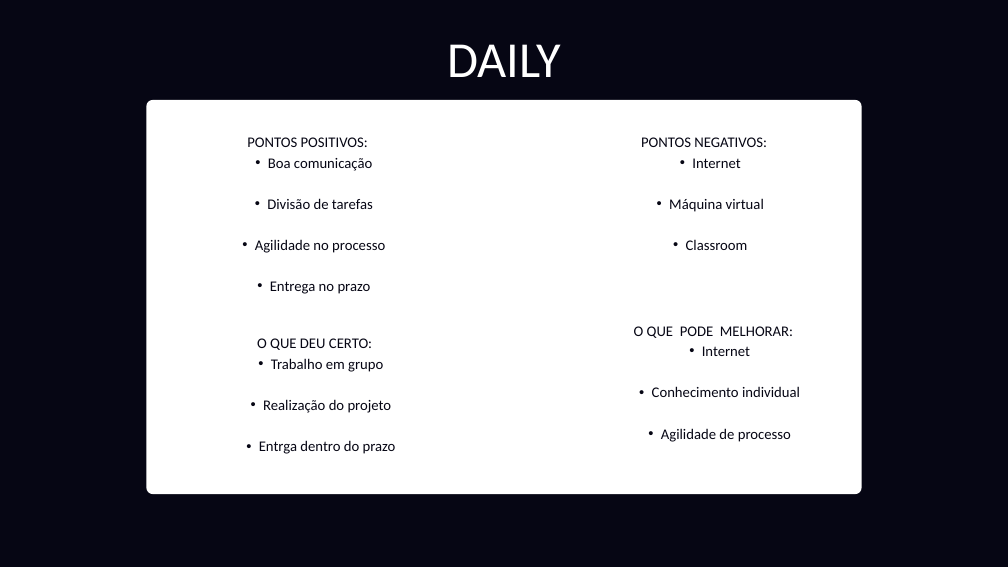
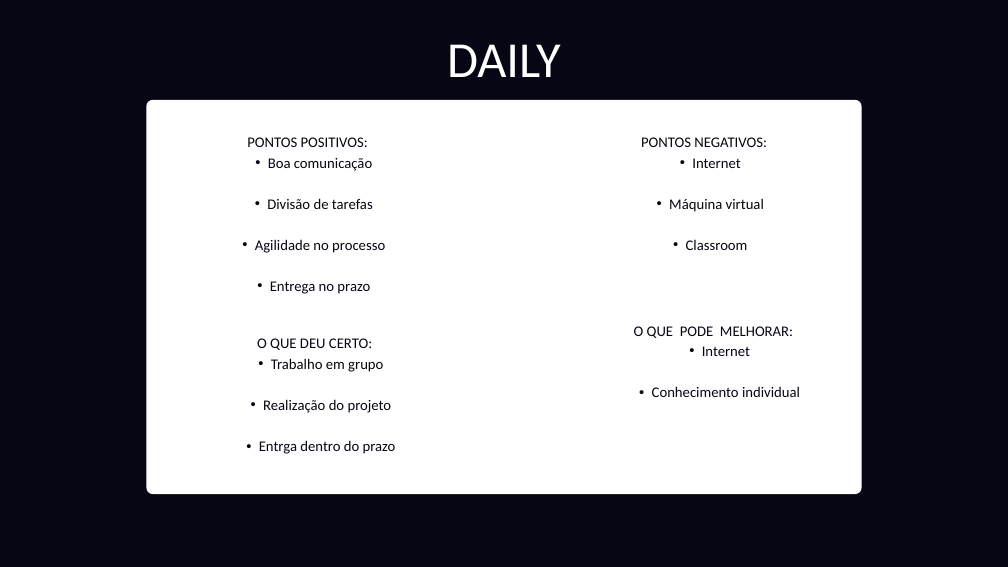
Before and after one commit to GuilhermeVeigaPedromilo/Atividade-Modal, a slide deck: slide 3 of Documentação/PROJETO “HOOK&MODAL”.pptx. Drawn at 1008x567 pixels with LibreOffice and Linux fonts; fonts in the diff are those of the drawing; background and template pictures are left out. Boxes give left, top, right and bottom in pixels: in the first picture for what was removed or moved away, otherwise in the second. Text is boxed around its words. In the diff, an @@ line names an element or a change of style, - is before the commit and + after.

```diff
--- a/Documentação/PROJETO “HOOK&MODAL”.pptx
+++ b/Documentação/PROJETO “HOOK&MODAL”.pptx
@@ freeform shape at <box>146,100,861,494</box>: outline redrawn @@
@@ text at <box>661,428,791,442</box>: paragraph removed @@
-  • Agilidade de processo
```
Also in this commit, not shown: 1 other slide changed, 6 other files.
